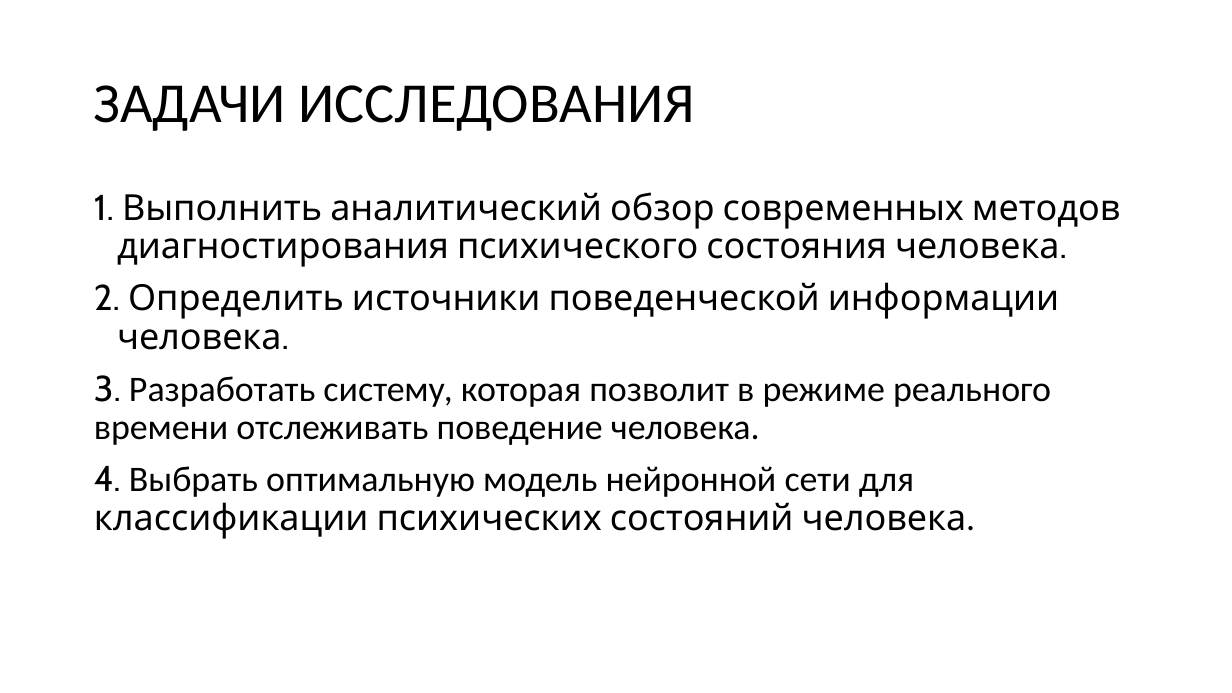
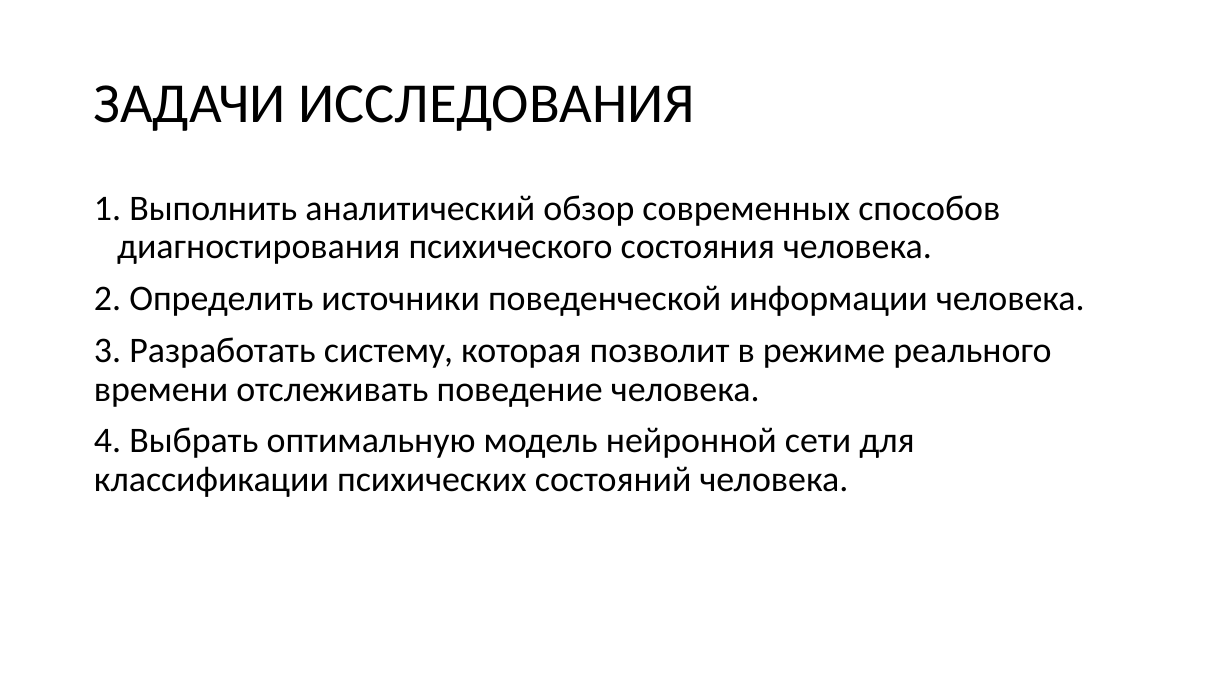
Before and after one commit to Wideweb/-digital-psychology-docs, a slide deck: slide 3 of Алькевич А.С/Презентация.pptx. Drawn at 1232x693 pixels with LibreOffice and Linux fonts; fonts in the diff are those of the drawing. Boxes give left, top, right and bottom in pixels: in the first picture for what was removed or moved away, otherwise in the second. Text is boxed around its words. In the diff, an @@ line names an element or a change of style, - is before the commit and + after.

```diff
--- a/Алькевич А.С/Презентация.pptx
+++ b/Алькевич А.С/Презентация.pptx
@@ text at box(94, 195, 1000, 264): text changed; font Cabin to Calibri @@
-1. Выполнить аналитический обзор современных методов диагностирования психического состояния человека.
+1. Выполнить аналитический обзор современных способов диагностирования психического состояния человека.
@@ text at box(94, 285, 1085, 497): font Cabin to Calibri in "2. Определить источники поведенческой информации человека.", "3.", "4. классификации психических состояний человека." @@
```
Also in this commit, not shown: 5 other slides changed, 5 other files.
